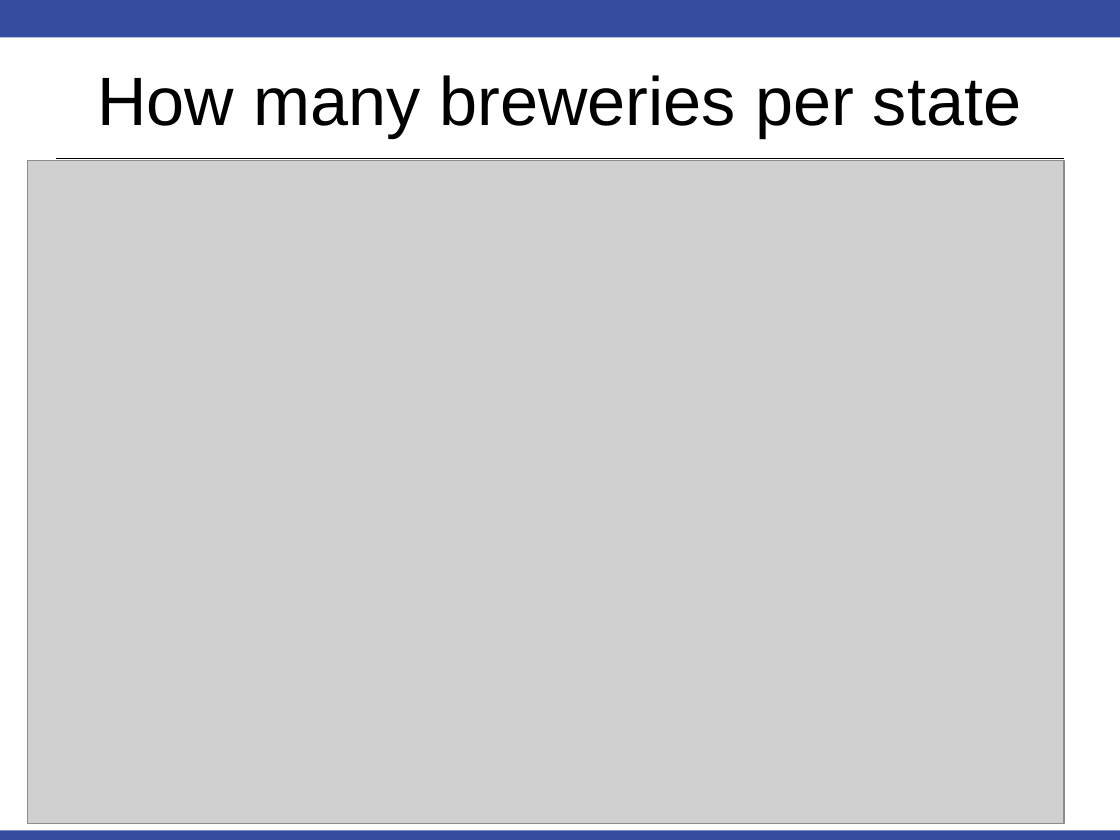
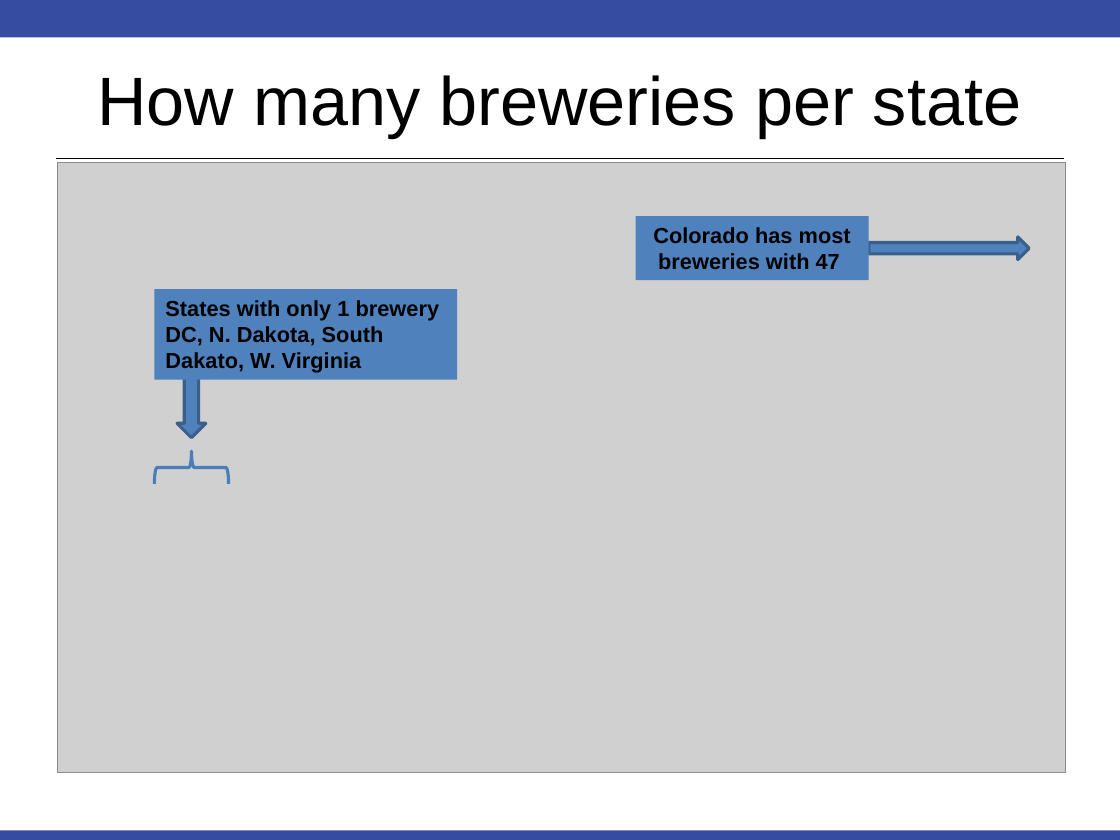
Before and after one commit to mbhedge/Unit_8_Preso, a slide deck: slide 2 of Unit 9 Case Study_Nelson_Hedge.pptx. Drawn at 1120x840 pixels with LibreOffice and Linux fonts; fonts in the diff are those of the drawing; grey boxes stand for pictures. Boxes give left, top, right and bottom in pixels: in the first picture for what was removed or moved away, otherwise in the second. Text is boxed around its words. In the diff, an @@ line names an element or a change of style, - is before the commit and + after.

```diff
--- a/Unit 9 Case Study_Nelson_Hedge.pptx
+++ b/Unit 9 Case Study_Nelson_Hedge.pptx
@@ picture: place and size @@
-picture at [27,160,1064,823]
+picture at [57,162,1065,773]
@@ rectangle added at [636,216,869,280], fill #4F81BD, 14 pt, text #000000, bold @@
+Colorado has most breweries with 47
@@ right arrow added at [869,236,1029,259], fill #4F81BD, outline #3A5F8C 2 pt @@
@@ rectangle added at [155,289,457,380], fill #4F81BD, 14 pt, text #000000, bold @@
+States with only 1 brewery
+DC, N. Dakota, South Dakato, W. Virginia
@@ down arrow added at [177,375,206,438], fill #4F81BD, outline #3A5F8C 2 pt @@
@@ left brace added at [154,451,228,483], outline #4B7EBC 2 pt @@
```
Also in this commit, not shown: 6 other slides changed, 4 slides added, 6 slides removed.
